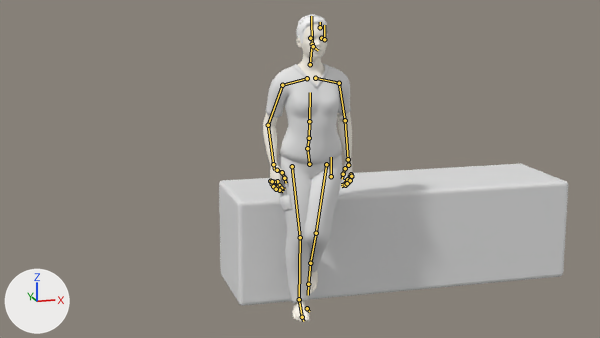
The Blender file blend/woman/w0_C.blend, before and after one commit.
The view is the same before and after, from the file's camera 'Camera'. The axes (+X, +Y, +Z) are drawn at lower left. The lights are the same throughout. Both versions are drawn at frame 173 of the action '0050_walk'; the numbers are the values there. The bones that bend it are drawn over the model as lines.

In view in the first picture: 'Cube', 'W0:Adult_female_genitalia', 'W0:Harvey_fscrubbottoms2', 'W0:Harvey_fscrubtop2', 'W0:Short01'.
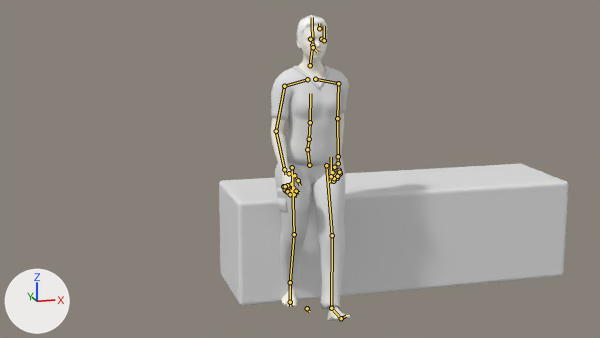
Where the change shows, as pixel boxes (x1, y1, x2, y2) in the pictures (600 x 338 px):
'W0:Harvey_fscrubbottoms2', posed
    before: (277, 154, 343, 303)
    after: (275, 155, 345, 309)
'W0:Harvey_fscrubtop2', posed (9% narrower)
    before: (265, 64, 351, 165)
    after: (271, 65, 349, 166)
'W0:Adult_female_genitalia', posed (11% narrower)
    before: (263, 24, 353, 322)
    after: (271, 25, 351, 321)
'W0:Short01', posed
    before: (296, 14, 327, 43)
    after: (297, 15, 327, 44)
'W0:Eyebrow008', posed
    before: (306, 35, 327, 37)
    after: (306, 36, 326, 39)
bone 'pelvis', root to tip
    before: (309, 164) to (307, 148)
    after: (309, 165) to (307, 149)
bone 'spine_02', root to tip
    before: (309, 138) to (309, 121)
    after: (309, 139) to (310, 122)
bone 'spine_03', root to tip
    before: (309, 121) to (310, 92)
    after: (310, 122) to (310, 93)
bone 'neck_01', root to tip
    before: (310, 64) to (312, 44)
    after: (310, 65) to (312, 45)

The edits, one by one:
Bone 'pelvis' (bone_pelvis) moves from (0.0, -0.01, -0.007) to (0.0, -0.016, -0.01).
Bone 'spine_02' (bone_spine_02) turns from (0, 0, 0) to (0, 3, -1) degrees about its own x, y and z.
Bone 'spine_03' (bone_spine_03) turns from (0, 0, 0) to (0, 4, 0) degrees about its own x, y and z.
Bone 'hp.L' (bone_hp_l) moves from (-0.093, -0.127, -0.31) to (-0.188, -0.231, -0.315).
Bone 'hp.L' (bone_hp_l) turns from (-29, 1, 20) to (-33, 8, 32) degrees about its own x, y and z.
Bone 'hp.R' (bone_hp_r) moves from (0.068, -0.1, -0.308) to (-0.027, 0.004, -0.303).
Bone 'hp.R' (bone_hp_r) turns from (-28, 1, -17) to (-23, 7, -4) degrees about its own x, y and z.
Bone 'neck_01' (bone_neck_01) turns from (-4, 0, 0) to (-4, -8, 3) degrees about its own x, y and z.
Bone 'foot_control.L' (bone_foot_control_l) moves from (-0.107, 0.246, -0.293) to (-0.111, 0.03, 0.263).
Bone 'foot_control.L' (bone_foot_control_l) turns from (0, 10, 0) to (0, 8, 0) degrees about its own x, y and z.
Bone 'heel_roll.L' (bone_heel_roll_l) moves from (-0.009, -0.002, 0.022) to (0.004, 0.027, 0.001).
Bone 'heel_roll.L' (bone_heel_roll_l) turns from (-63, -5, -26) to (20, -3, -1) degrees about its own x, y and z.
Bone 'a.L' (bone_a_l) turns from (0, 0, 0) to (10, -1, 0) degrees about its own x, y and z.
Bone 'foot_control.R' (bone_foot_control_r) moves from (0.111, -0.027, -0.01) to (0.11, -0.01, -0.282).
Bone 'foot_control.R' (bone_foot_control_r) turns from (0, -11, 0) to (0, -13, 0) degrees about its own x, y and z.
Bone 'heel_roll.R' (bone_heel_roll_r) moves from (0.013, -0.01, 0.027) to (0.026, -0.039, 0.048).
Bone 'heel_roll.R' (bone_heel_roll_r) turns from (1, -1, 3) to (-16, -3, 6) degrees about its own x, y and z.
Bone 'a.R' (bone_a_r) turns from (0, 0, 0) to (15, 3, 0) degrees about its own x, y and z.
